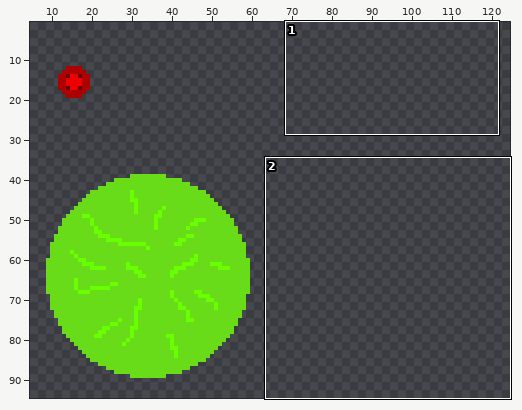
File history of a pixel-art file, Assets/Sprites/effects.ase. Above: a wide view before the commit, with the close-up outlined.
Close-up. Before the commit:
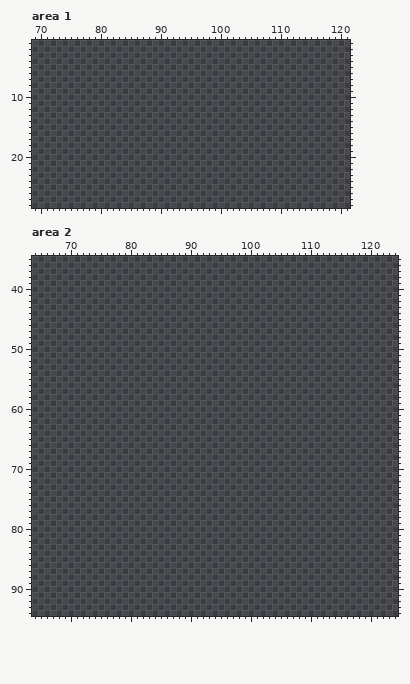
125x128 pixels, 1 frame. Shown: area 1: x 69..121, y 1..28; area 2: x 64..124, y 35..94. The wide view leaves out empty margins. The commit also changed other parts of the picture, which this record leaves out.
Palette (. is transparent): 
Pixels before, area 2 (only the part around the change), first column x 64:
35 .............................................................
36 .............................................................
37 .............................................................
38 .............................................................
39 .............................................................
40 .............................................................
41 .............................................................
42 .............................................................
43 .............................................................
44 .............................................................
45 .............................................................
46 .............................................................
47 .............................................................
48 .............................................................
49 .............................................................
50 .............................................................
51 .............................................................
52 .............................................................
53 .............................................................
54 .............................................................
55 .............................................................
56 .............................................................
57 .............................................................
58 .............................................................
59 .............................................................
60 .............................................................
61 .............................................................
62 .............................................................
63 .............................................................
64 .............................................................
65 .............................................................
66 .............................................................
67 .............................................................
68 .............................................................
69 .............................................................
70 .............................................................
71 .............................................................
72 .............................................................
73 .............................................................
74 .............................................................
75 .............................................................
76 .............................................................
77 .............................................................
78 .............................................................
79 .............................................................
80 .............................................................
81 .............................................................
82 .............................................................
83 .............................................................
84 .............................................................
85 .............................................................
86 .............................................................
87 .............................................................
88 .............................................................
89 .............................................................
90 .............................................................
91 .............................................................
92 .............................................................
93 .............................................................
94 .............................................................
Now the later version:
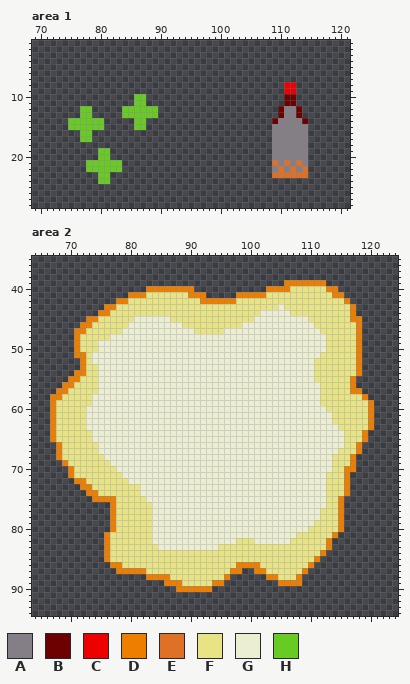
Colours new in this view: A #847e87  B #6d0000  C #ed0000  D #ee7e00  E #df7126  F #e9e483  G #eceed1  H #68cb23
The edit:
Changed rows in their new state; - is an unchanged pixel.
Area 1:
first column x 75:
 8 ------------------------------------CC--
 9 ------------------------------------CC--
10 -----------HH-----------------------BB--
11 -----------HH-----------------------BB--
12 --HH-----HHHHHH--------------------BAAB-
13 --HH-----HHHHHH--------------------BAAB-
14 HHHHHH-----HH---------------------BAAAAB
15 HHHHHH-----HH---------------------AAAAAA
16 --HH------------------------------AAAAAA
17 --HH------------------------------AAAAAA
18 ----------------------------------AAAAAA
19 -----HH---------------------------AAAAAA
20 -----HH---------------------------AAAAAA
21 ---HHHHHH-------------------------EAEAEA
22 ---HHHHHH-------------------------AEAEAE
23 -----HH---------------------------EEEEEE
24 -----HH---------------------------------
Area 2:
first column x 67:
39 ---------------------------------------DDDDDDD--------
40 ----------------DDDDDDDD------------DDDDFFFFFFDD------
41 -------------DDDFFFFFFFDDD-----DDDDDFFFFFFFFFFFDD-----
42 -----------DDFFFFFFFFFFFFDDDDDDFFFFFFFFFFFFFFFFFFD----
43 ---------DDFFFFFFFFFFFFFFFFFFFFFFFFFFFGFFFFFFFFFFFD---
44 --------DDFFFFFFFFFFFFFFFFFFFFFFFFFGGGGGFFFFFFFFFFD---
45 ------DDFFFFFFGGGGGGFFFFFFFFFFFFFFGGGGGGGGGFFFFFFFDD--
46 -----DDFFFFFFGGGGGGGGGFFFFFFFFFFGGGGGGGGGGGGFFFFFFFD--
47 ----DDFFFFFFGGGGGGGGGGGGFFFFFGGGGGGGGGGGGGGGGFFFFFFD--
48 ----DFFFFFGGGGGGGGGGGGGGGGGGGGGGGGGGGGGGGGGGGGFFFFFD--
49 ----DFFFGGGGGGGGGGGGGGGGGGGGGGGGGGGGGGGGGGGGGGFFFFFD--
50 ----DFFFGGGGGGGGGGGGGGGGGGGGGGGGGGGGGGGGGGGGGGFFFFFD--
51 ----DDFGGGGGGGGGGGGGGGGGGGGGGGGGGGGGGGGGGGGGGFFFFFFD--
52 -----DFGGGGGGGGGGGGGGGGGGGGGGGGGGGGGGGGGGGGGFFFFFFFD--
53 -----DFFGGGGGGGGGGGGGGGGGGGGGGGGGGGGGGGGGGGGFFFFFFFD--
54 ----DDFFGGGGGGGGGGGGGGGGGGGGGGGGGGGGGGGGGGGGFFFFFFFD--
55 ---DDFFFGGGGGGGGGGGGGGGGGGGGGGGGGGGGGGGGGGGGFFFFFFD---
56 --DDFFFFGGGGGGGGGGGGGGGGGGGGGGGGGGGGGGGGGGGGGFFFFFD---
57 -DDFFFFFGGGGGGGGGGGGGGGGGGGGGGGGGGGGGGGGGGGGGFFFFFDD--
58 DDFFFFFGGGGGGGGGGGGGGGGGGGGGGGGGGGGGGGGGGGGGGFFFFFFFD-
59 DFFFFFFGGGGGGGGGGGGGGGGGGGGGGGGGGGGGGGGGGGGGGFFFFFFFFD
60 DFFFFFGGGGGGGGGGGGGGGGGGGGGGGGGGGGGGGGGGGGGGGGFFFFFFFD
61 DFFFFFGGGGGGGGGGGGGGGGGGGGGGGGGGGGGGGGGGGGGGGGGFFFFFFD
62 DFFFFFGGGGGGGGGGGGGGGGGGGGGGGGGGGGGGGGGGGGGGGGGFFFFFFD
63 DFFFFFGGGGGGGGGGGGGGGGGGGGGGGGGGGGGGGGGGGGGGGGGGFFFFFD
64 DFFFFFFGGGGGGGGGGGGGGGGGGGGGGGGGGGGGGGGGGGGGGGGGGFFFD-
65 DFFFFFFGGGGGGGGGGGGGGGGGGGGGGGGGGGGGGGGGGGGGGGGGGFFFD-
66 -DFFFFFFGGGGGGGGGGGGGGGGGGGGGGGGGGGGGGGGGGGGGGGGGFFD--
67 -DFFFFFFGGGGGGGGGGGGGGGGGGGGGGGGGGGGGGGGGGGGGGGGFFFD--
68 -DFFFFFFFGGGGGGGGGGGGGGGGGGGGGGGGGGGGGGGGGGGGGGFFFD---
69 --DFFFFFFFGGGGGGGGGGGGGGGGGGGGGGGGGGGGGGGGGGGGGFFFD---
70 ---DFFFFFFFGGGGGGGGGGGGGGGGGGGGGGGGGGGGGGGGGGGGFFDD---
71 ---DFFFFFFFFGGGGGGGGGGGGGGGGGGGGGGGGGGGGGGGGGGFFFD----
72 ----DDFFFFFFFGGGGGGGGGGGGGGGGGGGGGGGGGGGGGGGGGFFFD----
73 -----DDFFFFFFFFGGGGGGGGGGGGGGGGGGGGGGGGGGGGGGGFFFD----
74 ------DDFFFFFFFGGGGGGGGGGGGGGGGGGGGGGGGGGGGGGGFFFD----
75 -------DDDDFFFFFGGGGGGGGGGGGGGGGGGGGGGGGGGGGGGFFD-----
76 ----------DFFFFFFGGGGGGGGGGGGGGGGGGGGGGGGGGGGGFFD-----
77 ----------DFFFFFFGGGGGGGGGGGGGGGGGGGGGGGGGGGGFFFD-----
78 ----------DFFFFFFGGGGGGGGGGGGGGGGGGGGGGGGGGGGFFFD-----
79 ----------DFFFFFFGGGGGGGGGGGGGGGGGGGGGGGGGGGFFFFD-----
80 ----------DFFFFFFGGGGGGGGGGGGGGGGGGGGGGGGGGFFFFFD-----
81 ---------DFFFFFFFGGGGGGGGGGGGGGGGGGGGGGGGFFFFFFD------
82 ---------DFFFFFFFGGGGGGGGGGGGGGFFFGGGGGGFFFFFFD-------
83 ---------DFFFFFFFFGGGGGGGGGGFFFFFFFFFFFFFFFFFFD-------
84 ---------DFFFFFFFFFFFFFFFFFFFFFFFFFFFFFFFFFFFD--------
85 ---------DFFFFFFFFFFFFFFFFFFFFFFFFFFFFFFFFFFD---------
86 ----------DDFFFFFFFFFFFFFFFFFFFDDDDFFFFFFFFD----------
87 -----------DDDDDFFFFFFFFFFFFFFDD--DDFFFFFFD-----------
88 ----------------DDDDFFFFFFFFFD------DDFFFD------------
89 -------------------DDDFFFFFDD---------DDDD------------
90 ---------------------DDDDDD---------------------------
